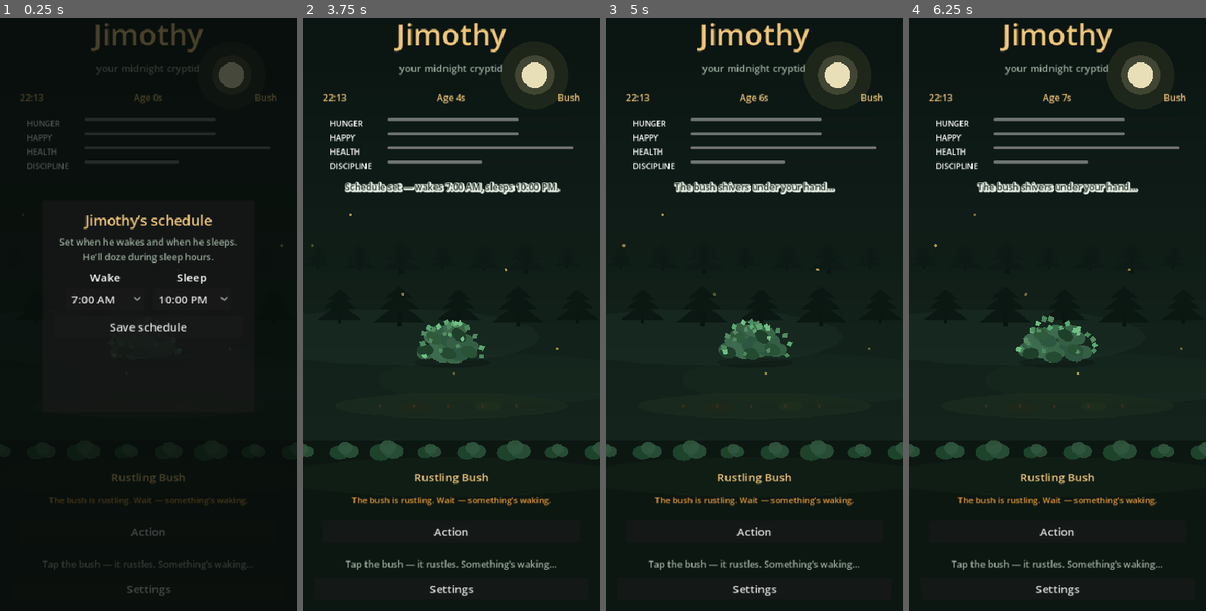
Above: before the commit, frames 1-4 (left to right).
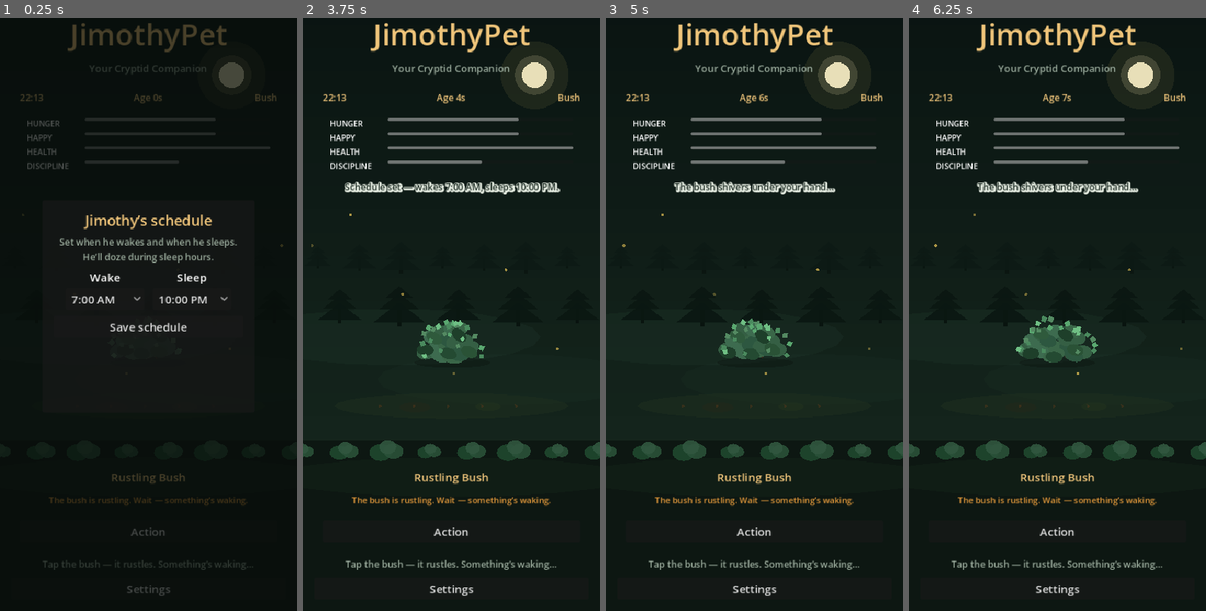
Above: after the commit, the same moments.

Repository: rgarn023/JimothyPet
Game: Godot game, scene res://scenes/main.tscn
The game is run twice, just before and just after one commit, with the same random seed, the same clock (stepped at 60 frames per second) and the same inputs.
Inputs (mouse positions are in pixels of both pictures, inside the frame that each line leads up to):
- Up to frame 1 (0.25 s): no input
- Up to frame 2 (3.75 s): click "Action" at 0.5 s; click "7:00 AM" at 1.25 s; click "10:00 PM" at 2 s; click "Settings" at 2.75 s; click "Save schedule" at 3.5 s
- Up to frame 3 (5 s): drag from (754, 326) to (784, 172) at 4.27 s
- Up to frame 4 (6.25 s): drag from (998, 338) to (1042, 427) at 5.02 s; move the mouse to (1087, 172) at 5.77 s; hold D (ui_right) from 5.78 s (still down)

The runs differ from the first frame. In frame 1, 1.1% of the frame differs, in the area x 22-77%, y 0-10%; in frame 2, 1.5%; in frame 3, 1.5%; in frame 4, 1.5%.

Commit message:
Godot branding: JimothyPet / Your Cryptid Companion
Co-authored-by: rgarn023 <rgarn023@users.noreply.github.com>

Diff:
--- a/godot/project.godot
+++ b/godot/project.godot
@@ -5,8 +5,8 @@
 
 [application]
 
-config/name="Jimothy"
-config/description="Tamagotchi-style midnight cryptid pet starring Jimothy. Real-time growth from bush to adult. Exportable to Android and web."
+config/name="JimothyPet"
+config/description="Tamagotchi-style cryptid companion starring Jimothy. Real-time growth from bush to adult. Exportable to Android and web."
 config/version="1.0.0"
 run/main_scene="res://scenes/main.tscn"
 config/features=PackedStringArray("4.7", "Mobile")
--- a/godot/scenes/main.tscn
+++ b/godot/scenes/main.tscn
@@ -45,14 +45,14 @@
 layout_mode = 2
 theme_override_colors/font_color = Color(0.941176, 0.772549, 0.478431, 1)
 theme_override_font_sizes/font_size = 42
-text = "Jimothy"
+text = "JimothyPet"
 horizontal_alignment = 1
 
 [node name="Tagline" type="Label" parent="Margin/VBox"]
 layout_mode = 2
 theme_override_colors/font_color = Color(0.603922, 0.670588, 0.611765, 1)
 theme_override_font_sizes/font_size = 14
-text = "your midnight cryptid"
+text = "Your Cryptid Companion"
 horizontal_alignment = 1
 
 [node name="Device" type="PanelContainer" parent="Margin/VBox"]
Not shown, changed: godot/export_presets.cfg
Not shown, changed: dist/Jimothy-godot-only-4.7.1.zip
Not shown, changed: dist/Jimothy-web.zip
Not shown, changed: dist/JimothyPet-godot-4.7.1.zip
